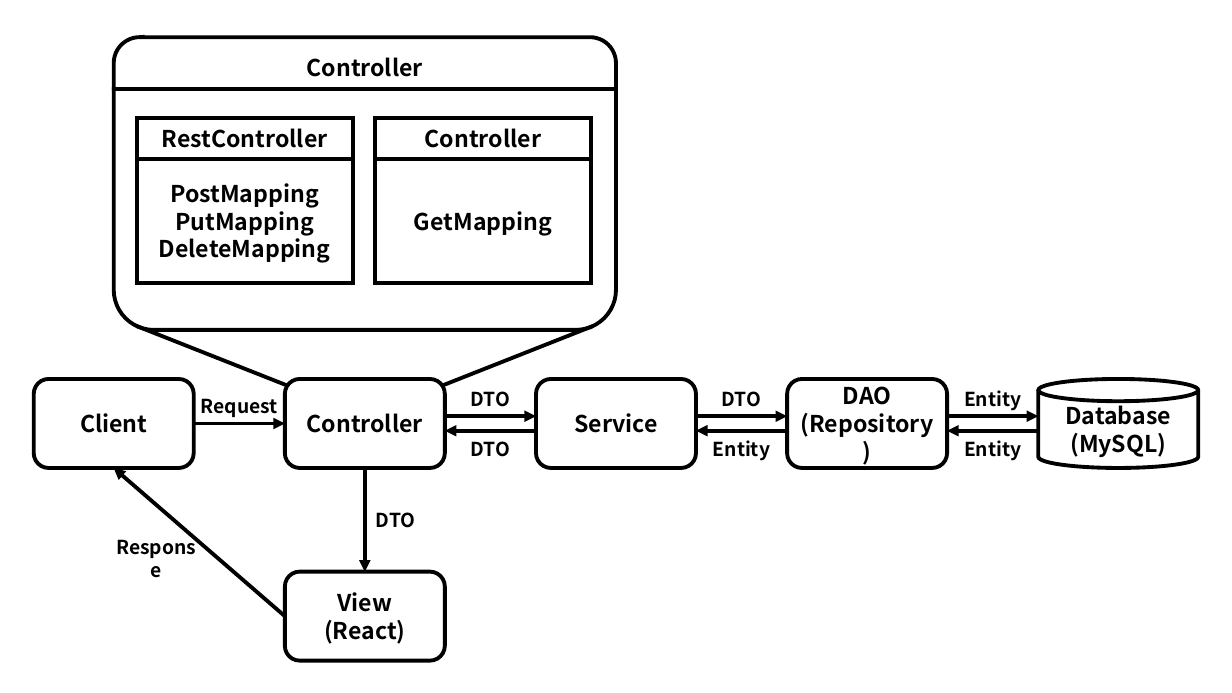
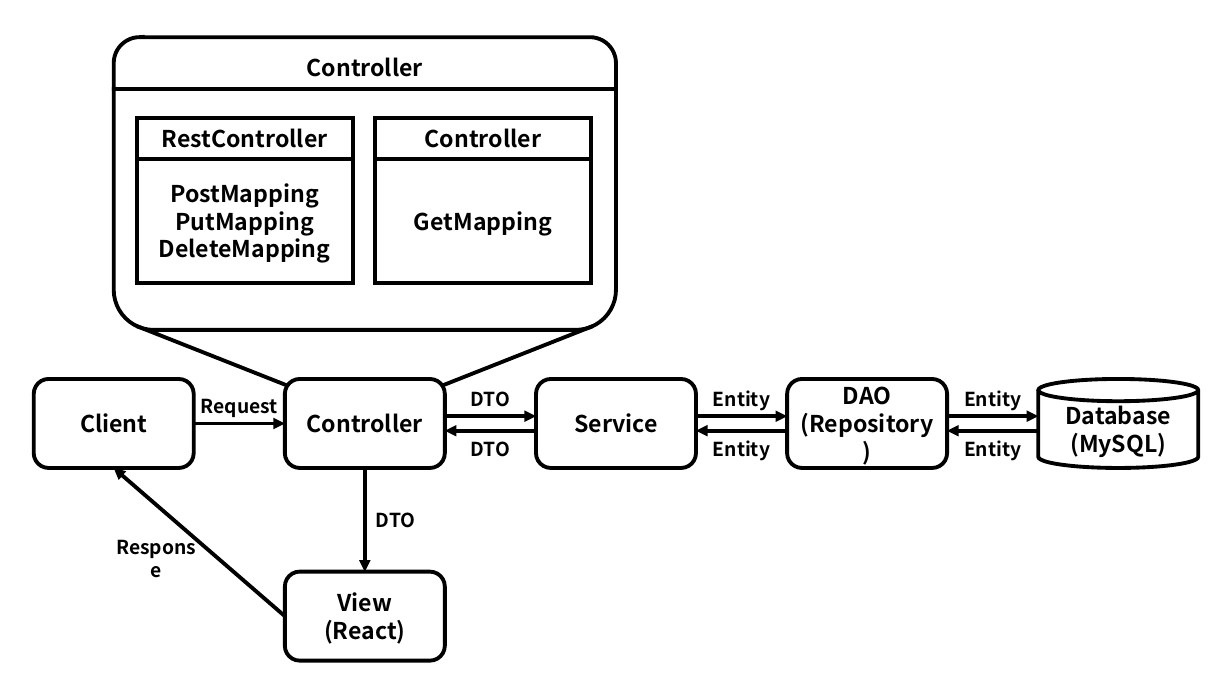
Before and after one commit to JoSihun/HealthCare, a slide deck: slide 1 of docs/HealthCareGithub.pptx. Drawn at 1232x693 pixels with LibreOffice and Linux fonts; fonts in the diff are those of the drawing. Boxes give left, top, right and bottom in pixels: in the first picture for what was removed or moved away, otherwise in the second. Text is boxed around its words. In the diff, an @@ line names an element or a change of style, - is before the commit and + after.

Commit message:
docs(HealthCareGithub.pptx): Update HealthCareGithub.pptx

```diff
--- a/docs/HealthCareGithub.pptx
+++ b/docs/HealthCareGithub.pptx
@@ text at bbox=[713, 390, 770, 411]: text changed @@
-DTO
+Entity
```
